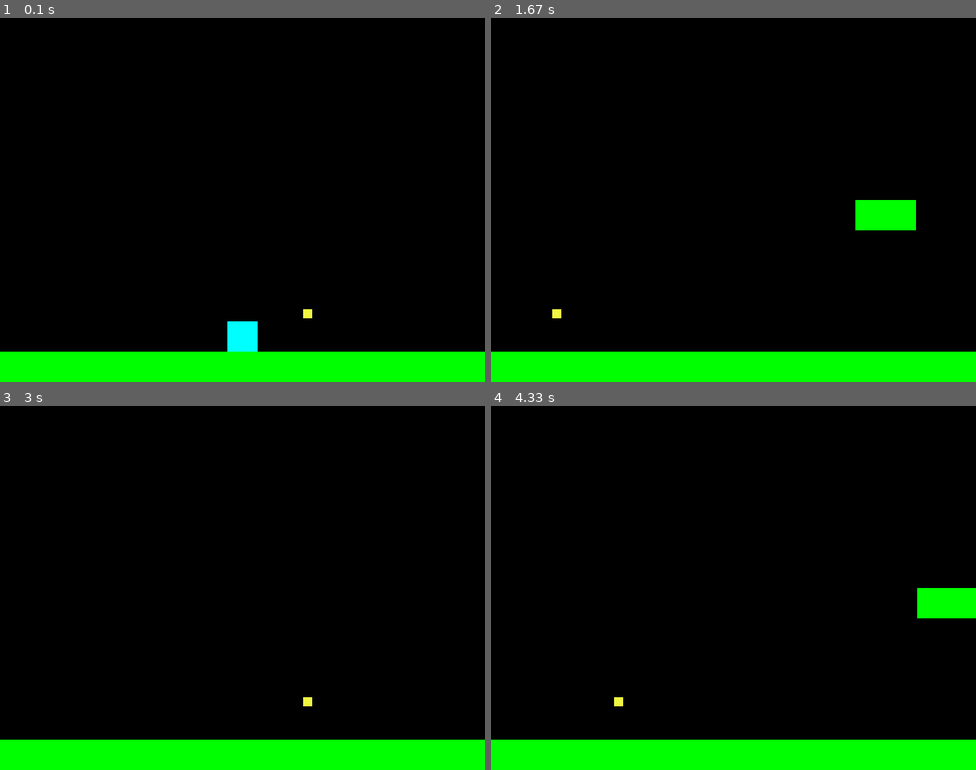
Above: before the commit, frames 1-4 (two rows, left to right).
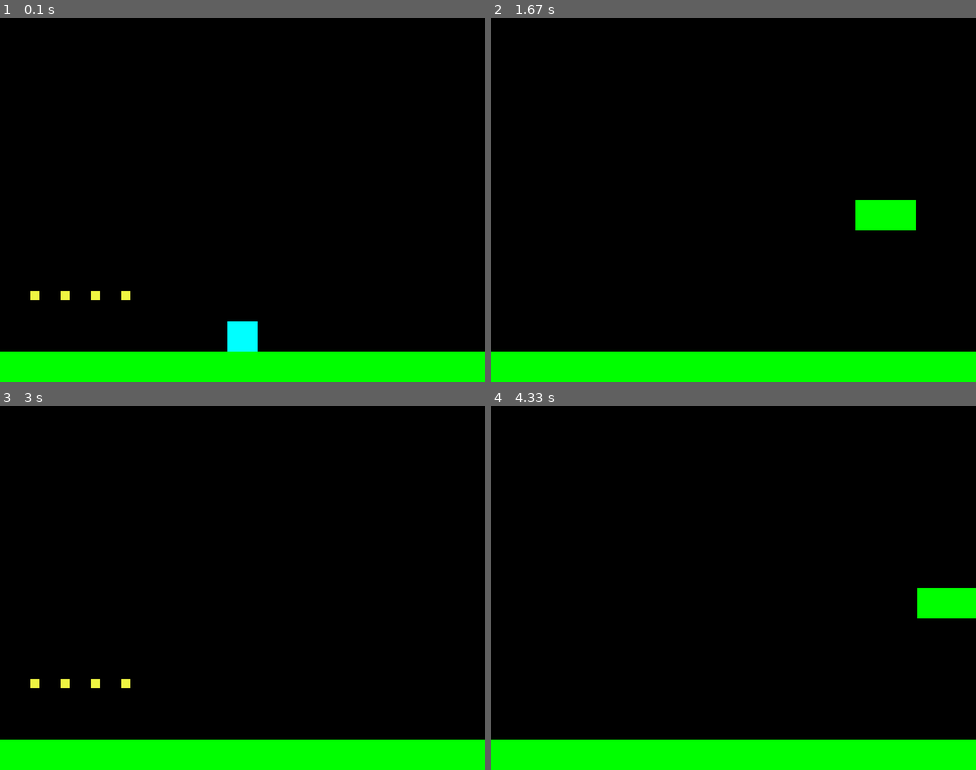
Above: after the commit, the same moments.

Repository: Rundumu/pygame-sonic-clone
Game: pygame game, started from main.py
Same seed, same stepped clock (60 frames per second), same inputs: the game is played once before the commit and once after it.
Inputs:
- Up to frame 1 (0.1 s): no input
- Up to frame 2 (1.67 s): hold Right 0.33-0.8 s; hold Up 0.83-1.13 s; hold Right 1.17-1.63 s
- Up to frame 3 (3 s): hold Left 1.67-2.2 s; hold Left 2.23-2.63 s; hold Up from 2.67 s (still down)
- Up to frame 4 (4.33 s): release Up at 3.03 s; hold Right 3.07-3.7 s; hold Left 3.73-4.2 s; hold Right from 4.23 s (still down)

The runs differ from the first frame. In frame 1, 0.2% of the frame differs, in the area x 6-65%, y 75-83%; in frame 2, less than 0.1%; in frame 3, 0.2%; in frame 4, less than 0.1%.

Commit message:
added dynamic ring placement

Diff:
--- a/main.py
+++ b/main.py
@@ -60,24 +60,6 @@
 ramps = pygame.sprite.Group()
 ramps.add(ramp)
 
-# rings
-ring = Ring(100, HEIGHT - 120)
-ring_x_offset = 50
-ring_y = HEIGHT - 120
-
-ring_x_distance = 500
-rings = pygame.sprite.Group()
-rings.add(ring)
-
-for i in range(150):
-    ring_x_offset += 50
-    print(ring_x_offset)
-    ring = Ring(ring_x_offset, ring_y)
-    rings.add(ring)
-    if ring_x_offset > 150:
-        ring = Ring(ring_x_distance, ring_y)
-        rings.add(ring)
-
 
 # all sprites
 sprites = pygame.sprite.Group()
@@ -85,9 +67,29 @@
 sprites.add(plats)
 sprites.add(ground)
 sprites.add(ramp)
-sprites.add(ring)
+
+# rings
+# ring = Ring(100, HEIGHT - 120)
+# ring_x_offset = 50
+# ring_y = HEIGHT - 120
+
+# ring_x_distance = 500
+rings = pygame.sprite.Group()
 
 
+# for i in range(150):
+#     ring_x_offset += 50
+#     print(ring_x_offset)
+#     ring = Ring(ring_x_offset, ring_y)
+#     rings.add(ring)
+#     if ring_x_offset > 150:
+#         ring = Ring(ring_x_distance, ring_y)
+#         rings.add(ring)
+
+for ring in RING_LIST:
+    r = Ring(*ring)
+    rings.add(r)
+    sprites.add(r)
 
 # TODO: figure out a way to blit the camera (done)
 
@@ -159,10 +161,9 @@
     ring_hits = pygame.sprite.spritecollide(s, rings, False)
 
     if ring_hits:
-
         RING_COUNT += 1
-        rings.add(ring)
-        print(len(rings))
+        print(RING_COUNT)
+        ring_hits[0].kill()
 
     # TODO: create an exploding list that generates rings
 
--- a/settings.py
+++ b/settings.py
@@ -25,6 +25,27 @@
 MEDIUM = (20000, 200)
 GROUND = (100000, 100)
 
+# Ring properties
+RING_X = 50
+
+RING_LIST = [(RING_X, HEIGHT - 150),
+            ]
+
+ring_offset = 50
+
+iter_count = 0
+
+for i in range(3):
+    RING_LIST.append((RING_X + ring_offset, HEIGHT - 150))
+    ring_offset += 50
+
+
+
+
+
+
+
+
 # Player properties
 HALF_P_WIDTH = 25
 PREVIOUS_POS = [0, 0]
